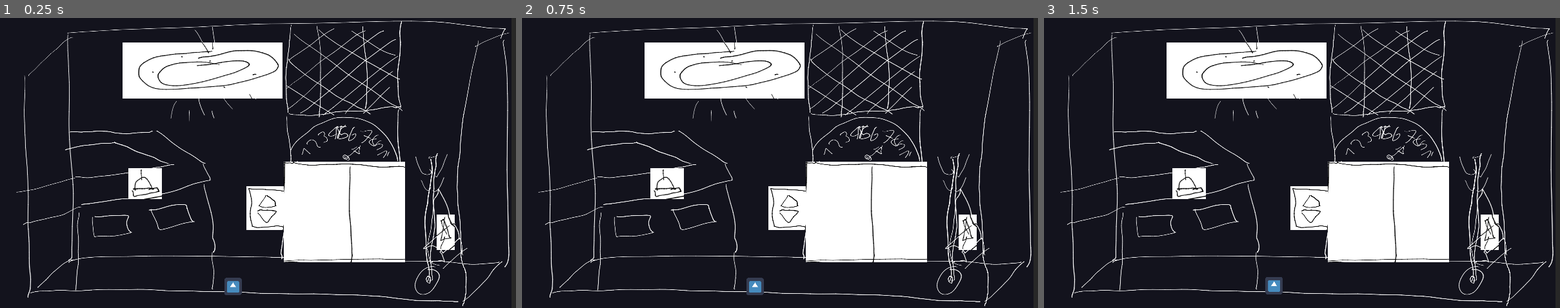
Above: before the commit, frames 1-3 (left to right).
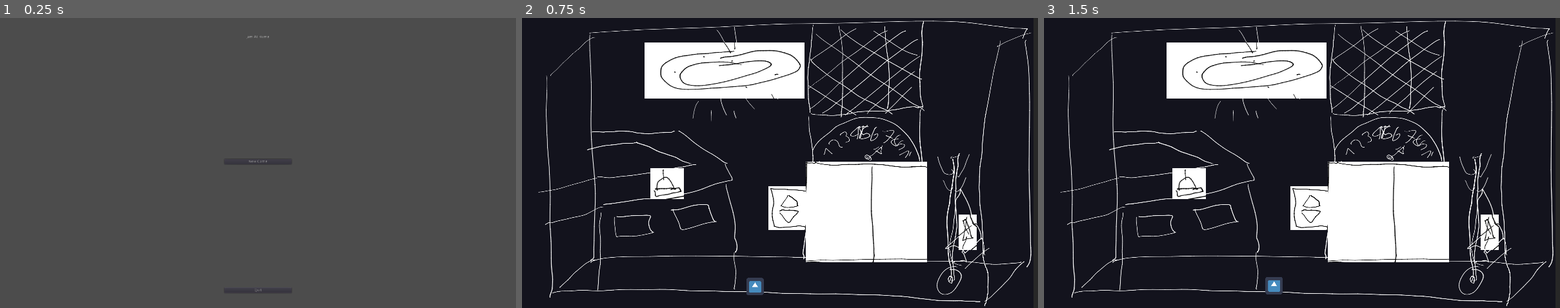
Above: after the commit, the same moments.

Repository: chippmann/dampfmechanische-einstellung
Game: Godot game, scene res://ui/menu/main_menu/MainMenu.tscn
The game is run twice, just before and just after one commit, with the same random seed, the same clock (stepped at 60 frames per second) and the same inputs. Before the commit the project starts from res://stages/00_Prologue.tscn. The engine's default icon, where the game draws it, is replaced by a stand-in: a white triangle on a blue panel in a dark square. Sound files missing from this copy of the repository are replaced by a short silence.
Inputs (mouse positions are in pixels of both pictures, inside the frame that each line leads up to):
- Up to frame 1 (0.25 s): no input
- Up to frame 2 (0.75 s): click (780, 163) at 0.5 s, where only the run after the commit has a clickable "New Game"
- Up to frame 3 (1.5 s): click (1245, 70) at 1.25 s

The runs differ from the first frame. In frame 1, 99% of the frame differs, in the area x 0-100%, y 0-100%; in frame 2, nothing differs; in frame 3, nothing differs.

Commit message:
Set main menu as start scene

Diff:
--- a/project.godot
+++ b/project.godot
@@ -111,7 +111,7 @@
 [application]
 
 config/name="JamAtHome"
-run/main_scene="res://stages/00_Prologue.tscn"
+run/main_scene="res://ui/menu/main_menu/MainMenu.tscn"
 config/icon="res://icon.png"
 
 [autoload]
